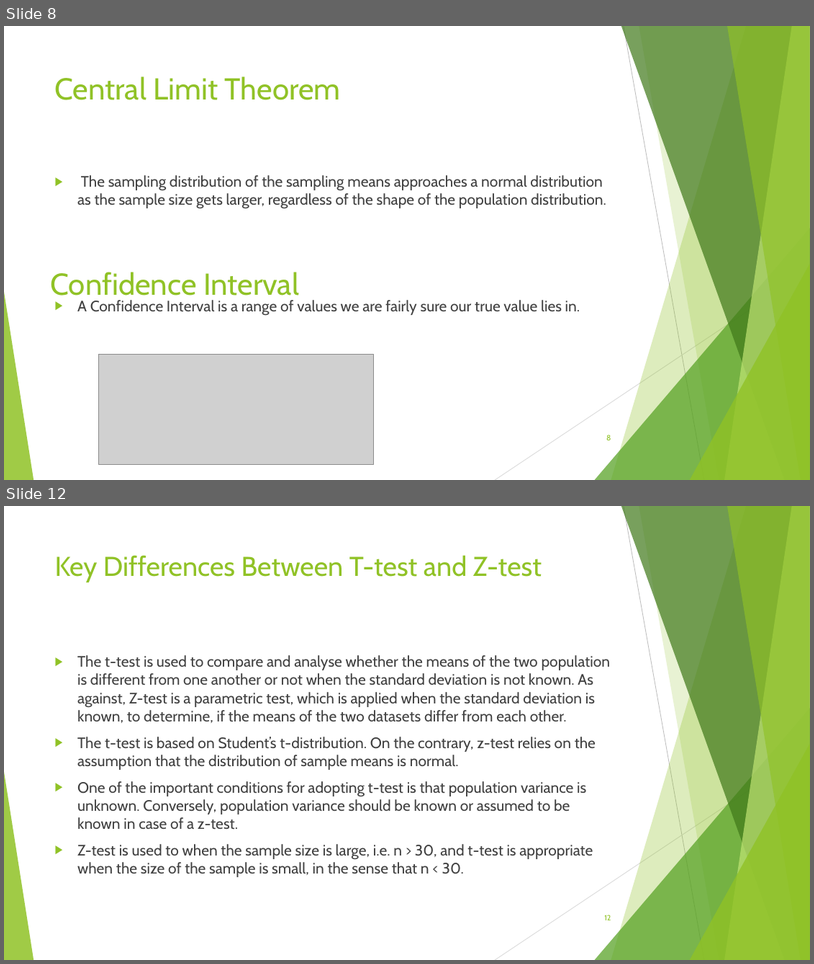
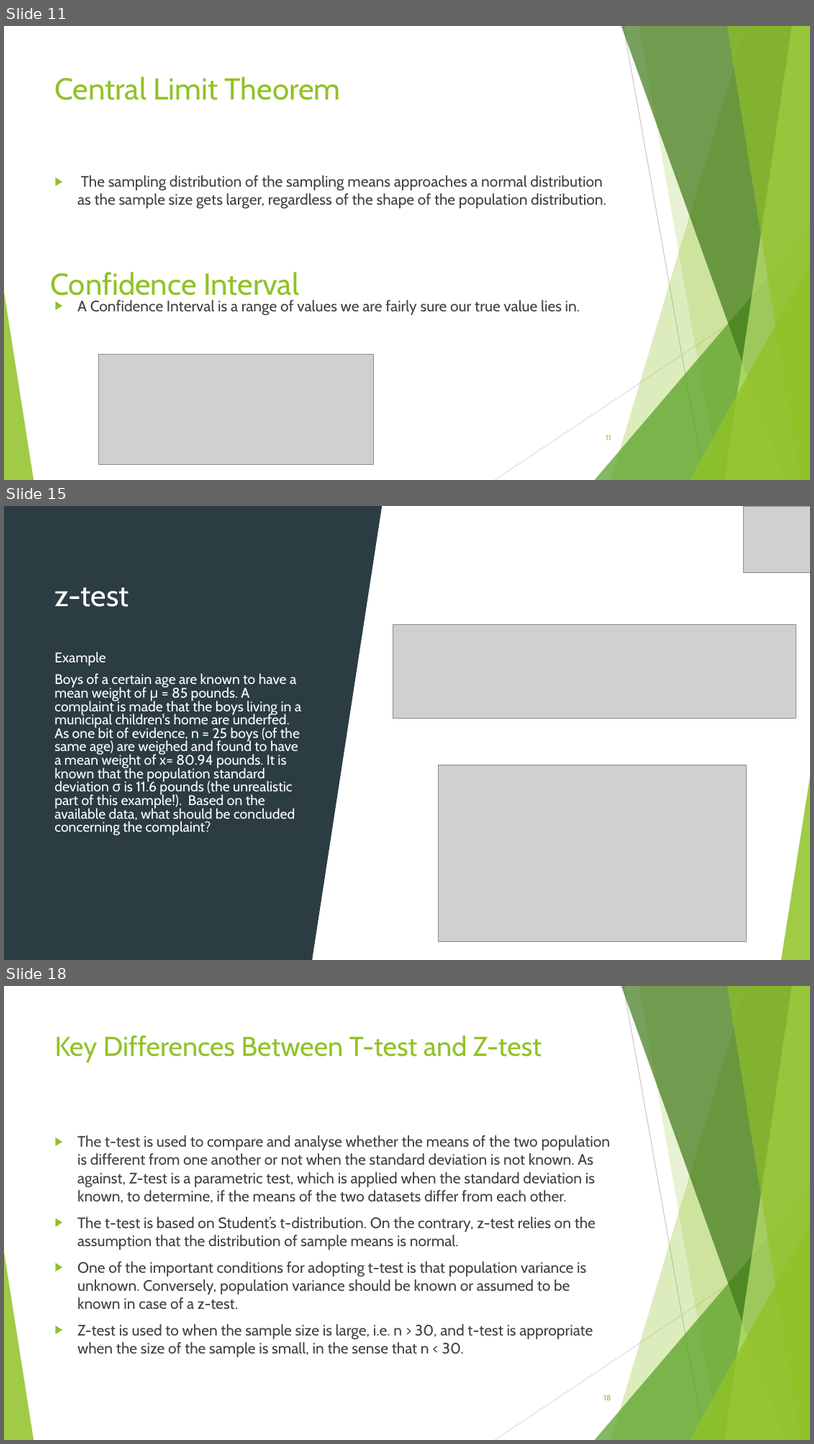
Before and after one commit to Deepaknatural/Training, a slide deck: STATISTICS.pptx. Shown one above the other, each under a label of ours: slides 8 and 12 before the commit, slides 11, 15 and 18 after it; the slides between them are not shown. The pictures are 814x964 and 814x1444 pixels, drawn with LibreOffice and Linux fonts; fonts in the diff are those of the drawing; grey boxes stand for pictures; background and template pictures are left out. Boxes give left, top, right and bottom in pixels: in the first picture for what was removed or moved away, otherwise in the second. Text is boxed around its words. In the diff, an @@ line names an element or a change of style, - is before the commit and + after.

```diff
--- a/STATISTICS.pptx
+++ b/STATISTICS.pptx
@@ slide 15 added at (4, 506, 810, 960), background #FFFFFF; not listed: 10 template elements that a slide beside it also shows @@
@@ rectangle added at (4, 506, 810, 960), fill #FFFFFF @@
@@ rectangle added at (4, 506, 313, 960), fill #2C3C43 @@
@@ triangle added at (313, 506, 383, 960), fill #2C3C43 @@
@@ picture added at (744, 506, 810, 572) @@
@@ title added at (54, 587, 129, 607), 36 pt, text #FFFFFF @@
+z-test
@@ picture added at (393, 625, 797, 718) @@
@@ text added at (54, 651, 301, 835), 16.6 pt, text #FFFFFF @@
+Example
+Boys of a certain age are known to have a mean weight of μ = 85 pounds. A complaint is made that the boys living in a municipal children's home are underfed. As one bit of evidence, n = 25 boys (of the same age) are weighed and found to have a mean weight of x= 80.94 pounds. It is known that the population standard deviation σ is 11.6 pounds (the unrealistic part of this example!). Based on the available data, what should be concluded concerning the complaint?
@@ picture added at (438, 764, 747, 941) @@
@@ triangle added at (782, 772, 810, 960), fill #90C226 at 85% opacity @@
@@ what was slide 8 is now slide 11 @@
@@ page number at (606, 434, 611, 440): text changed @@
-8
+11
@@ what was slide 12 is now slide 18 @@
@@ page number at (604, 1394, 611, 1400): text changed @@
-12
+18
```
Also in this commit, not shown: 7 slides changed, 11 other slides added, 1 slide removed, 2 other files.
